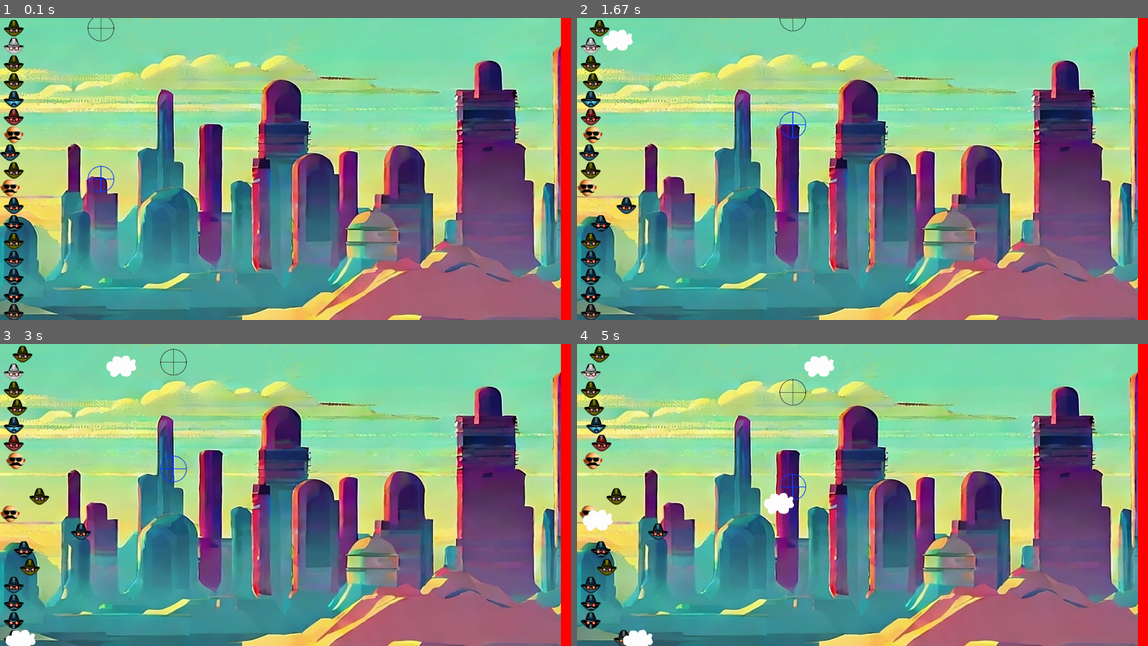
Above: before the commit, frames 1-4 (two rows, left to right).
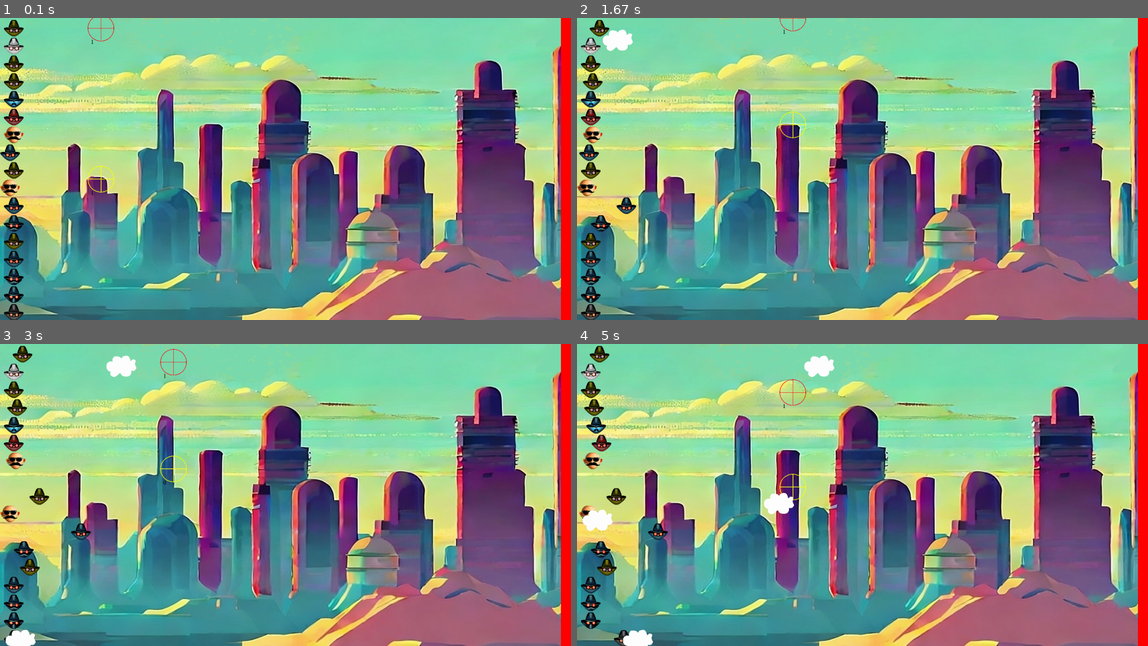
Above: after the commit, the same moments.

Repository: RasmusKlinkJoerg/InGUNito
Game: pygame game, started from main.py
Two runs of this game, one before a commit and one after it. Both use one fixed random seed, a clock stepped at 60 frames per second and the inputs below.
Inputs (mouse positions are in pixels of both pictures, inside the frame that each line leads up to):
- Up to frame 1 (0.1 s): no input
- Up to frame 2 (1.67 s): tap Space at 0.33, 0.73, 1.03, 1.23, 1.57 s; hold Right 0.67-1.13 s; hold D 0.67-1.13 s; tap Y at 0.82 s; hold Up 1.17-1.47 s; hold W 1.17-1.47 s; hold Right from 1.5 s (still down); hold D from 1.5 s (still down)
- Up to frame 3 (3 s): tap Space at 1.87, 2.07, 2.37, 2.97 s; release Right at 1.97 s; release D at 1.97 s; hold Left 2-2.53 s; hold A 2-2.53 s; tap Y at 2.15 s; click (11, 479) at 2.62 s; hold Down from 2.9 s (still down); hold S from 2.9 s (still down)
- Up to frame 4 (5 s): release Down at 3.2 s; release S at 3.2 s; hold Left 3.23-3.63 s; hold A 3.23-3.63 s; tap Space at 3.3, 3.6, 3.73, 4.13, 4.43, 4.8 s; tap Y at 3.38, 4.88 s; hold Up 3.67-4.03 s; hold W 3.67-4.03 s; tap - at 3.82 s; hold Right 4.07-4.7 s; hold D 4.07-4.7 s; hold Down from 4.73 s (still down); hold S from 4.73 s (still down)

The runs differ from the first frame. In frame 1, 0.2% of the frame differs, in the area x 15-20%, y 0-59%; in frame 2, 0.1%; in frame 3, 0.2%, in the area x 28-33%, y 1-47%; in frame 4, 0.2%.

Commit message:
can run out of shots

Diff:
--- a/main.py
+++ b/main.py
@@ -36,6 +36,7 @@
 
 # Colors
 red = (255, 0, 0)
+black = (0, 0, 0)
 
 # Define constants for the screen width and height
 SCREEN_WIDTH = 1700
@@ -60,6 +61,7 @@
     random_file = filenames[random.randint(0, len(filenames) - 1)]
     f = os.path.join(directory, random_file)
     return f
+
 
 def get_scope_path(player_number):
     directory = 'sprites/scopes'
@@ -145,6 +147,10 @@
             30 + (SCREEN_HEIGHT / NUMBER_OF_PLAYERS) * player_number,
         ))
 
+        # Number of shots
+        self.my_font = pg.font.SysFont("Times New Roman", 18)
+        self.number_of_shots = 1
+
     # Move the sprite based on keypresses
     def update(self, pressed_keys):
         speed = 9
@@ -163,7 +169,6 @@
             up_key = K_UP
             down_key = K_DOWN
             shoot_key = K_SPACE
-
 
         if pressed_keys[left_key]:
             self.rect.move_ip(-speed, 0)
@@ -175,7 +180,6 @@
             self.rect.move_ip(0, speed)
 
         # Keep scope on the screen
-        print(self.rect.center)
         if self.rect.center[0] < 0:
             self.rect.center = (0, self.rect.center[1])
         elif self.rect.center[0] > SCREEN_WIDTH:
@@ -186,7 +190,7 @@
             self.rect.center = (self.rect.center[0], SCREEN_HEIGHT)
 
         # Shooting
-        if pressed_keys[shoot_key]:
+        if pressed_keys[shoot_key] and self.number_of_shots > 0:
             center_pos = self.rect.center
             collision_sound.play()
 
@@ -203,6 +207,12 @@
                 if touching_bot:
                     bot.kill()
                     break
+
+            self.number_of_shots -= 1
+
+        # Number of shots
+        number_of_shots_display = self.my_font.render(str(self.number_of_shots), True, black)
+        screen.blit(number_of_shots_display, (self.rect.bottomleft[0] + 10, self.rect.bottomleft[1] - 10))
 
 
 # Define the bot object extending pg.sprite.Sprite
@@ -306,14 +316,12 @@
 
 # Create bots
 for i in range(NUMBER_OF_PLAYERS, number_of_units):
-    print(i)
     new_bot = Bot(i)
     bots.add(new_bot)
     all_sprites.add(new_bot)
 
 # Create players and scopes
 for i in range(0, NUMBER_OF_PLAYERS):
-    print(i)
     new_player = Player(i)
     new_scope = Scope(i)
 
@@ -356,14 +364,14 @@
 
 bg = pg.image.load("background1.jpeg")
 
-
-
-
 # Variable to keep our main loop running
 running = True
 
 # Our main loop
 while running:
+
+    screen.blit(bg, (0, 0))
+
     # Look at every event in the queue
     for event in pg.event.get():
         # Did the user hit a key?
@@ -425,10 +433,8 @@
     clouds.update()
 
     # Fill the screen with sky blue.....................
-    screen.fill((135, 206, 250))
-
-
-    screen.blit(bg, (0, 0))
+    # screen.fill((135, 206, 250))
+
 
     # Draw all our sprites
     for entity in all_sprites:
Renamed: sprites/scopes/redScope.png -> sprites/scopes/1redScope.png
Renamed: sprites/scopes/yellowScope.png -> sprites/scopes/2yellowScope.png
Renamed: sprites/scopes/blueScope.png -> sprites/scopes/3blueScope.png
